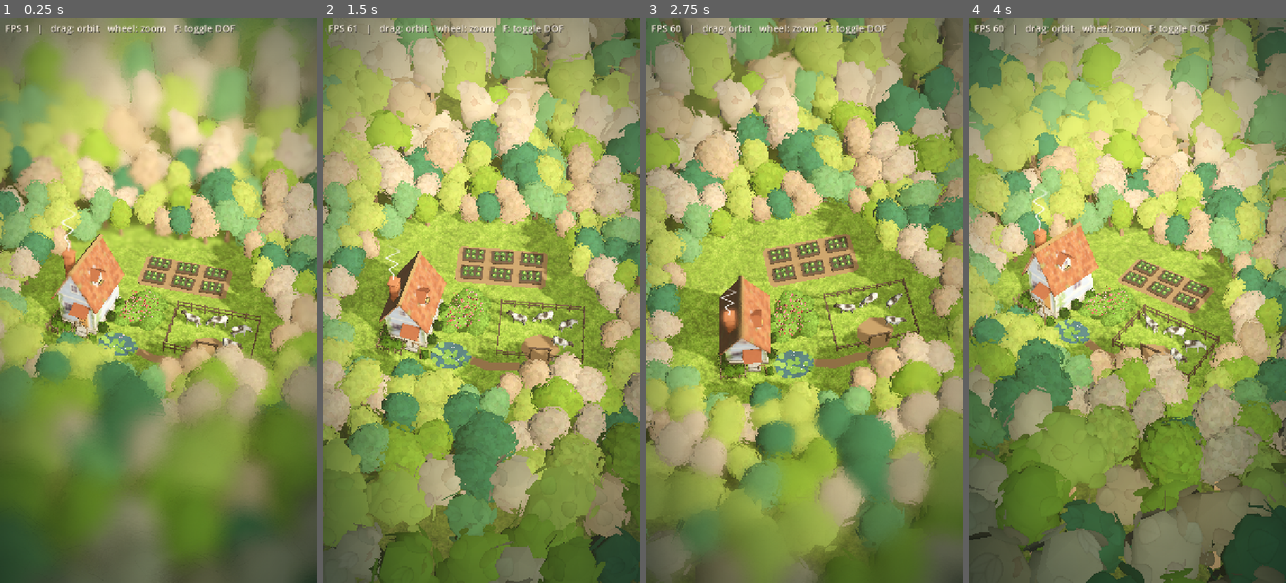
Above: before the commit, frames 1-4 (left to right).
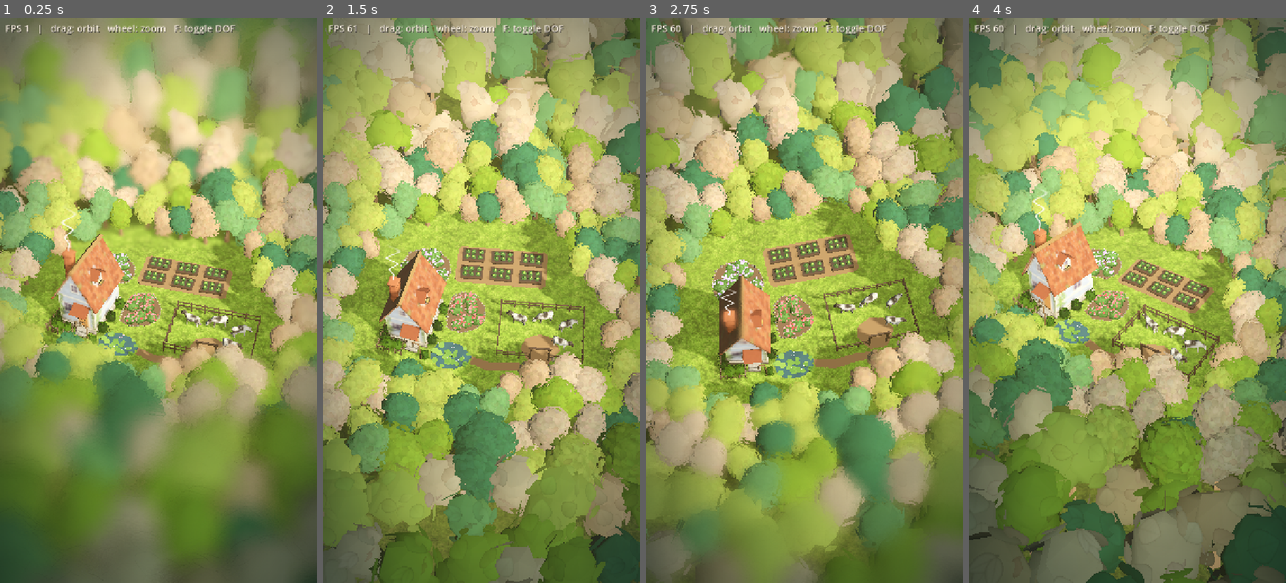
Above: after the commit, the same moments.

Repository: evaqqwww/Island
Game: Godot game, scene res://main.tscn
The game is run twice, just before and just after one commit, with the same random seed, the same clock (stepped at 60 frames per second) and the same inputs.
Inputs (mouse positions are in pixels of both pictures, inside the frame that each line leads up to):
- Up to frame 1 (0.25 s): no input
- Up to frame 2 (1.5 s): tap Enter at 0.5 s; move the mouse to (551, 272) at 0.52 s; tap F at 0.6 s; click (551, 272) at 0.67 s; drag from (418, 328) to (465, 413) at 1.27 s
- Up to frame 3 (2.75 s): move the mouse to (836, 176) at 2.02 s; tap F at 2.1 s; click (836, 176) at 2.17 s
- Up to frame 4 (4 s): drag from (1111, 413) to (1032, 215) at 2.77 s; move the mouse to (1222, 385) at 3.52 s; tap F at 3.6 s; click (1222, 385) at 3.67 s

The runs differ from the first frame. In frame 1, 0.9% of the frame differs, in the area x 35-54%, y 41-56%; in frame 2, 1.2%; in frame 3, 1.5%, in the area x 20-55%, y 42-58%; in frame 4, 1.1%.

Commit message:
花田改为整洁的花坛：泥土底面、石块包边、灌木按间距排开，花改为朝上受光的扁平花片；木屋侧面空地新增一块薰衣草花坛
Co-Authored-By: Claude Opus 5.5 <noreply@anthropic.com>

Diff:
--- a/main.tscn
+++ b/main.tscn
@@ -17,6 +17,7 @@
 [ext_resource type="PackedScene" path="res://assets/farm/farm.glb" id="20_farm"]
 [ext_resource type="Script" path="res://scripts/grass.gd" id="21_grass"]
 [ext_resource type="Shader" path="res://shaders/grass.gdshader" id="22_grass"]
+[ext_resource type="Script" path="res://scripts/flower_bed.gd" id="23_flower_bed"]
 
 [sub_resource type="ProceduralSkyMaterial" id="ProceduralSkyMaterial_sky"]
 sky_top_color = Color(0.55, 0.66, 0.78, 1)
@@ -65,15 +66,9 @@
 shader_parameter/clearing_radii = Vector2(11, 8.4)
 shader_parameter/forest_shade = 0.45
 
-[sub_resource type="ShaderMaterial" id="ShaderMaterial_bed_ground"]
-render_priority = 0
-shader = ExtResource("17_ground")
-shader_parameter/grass = ExtResource("18_grass")
-shader_parameter/tint = Color(0.32, 0.46, 0.19, 1)
-shader_parameter/tile_size = 3.0
-shader_parameter/clearing_center = Vector2(4.5, -1.7)
-shader_parameter/clearing_radii = Vector2(11, 8.4)
-shader_parameter/forest_shade = 0.68
+[sub_resource type="StandardMaterial3D" id="StandardMaterial3D_bed_soil"]
+albedo_color = Color(0.3, 0.21, 0.14, 1)
+roughness = 1.0
 
 [sub_resource type="StandardMaterial3D" id="StandardMaterial3D_path"]
 albedo_color = Color(0.45, 0.32, 0.2, 1)
@@ -93,20 +88,39 @@
 radial_segments = 8
 rings = 4
 
-[sub_resource type="SphereMesh" id="SphereMesh_bloom"]
-radius = 0.08
-height = 0.1
-radial_segments = 4
-rings = 1
+[sub_resource type="CylinderMesh" id="CylinderMesh_bloom"]
+top_radius = 0.085
+bottom_radius = 0.085
+height = 0.01
+radial_segments = 6
+rings = 0
+cap_bottom = false
 
 [sub_resource type="ShaderMaterial" id="ShaderMaterial_bloom"]
 render_priority = 0
 shader = ExtResource("5_flower")
 shader_parameter/color_a = Color(0.86, 0.2, 0.22, 1)
 shader_parameter/color_b = Color(0.98, 0.48, 0.52, 1)
-shader_parameter/base_fraction = 0.0
-shader_parameter/mesh_height = 0.1
 shader_parameter/sway = 0.01
+shader_parameter/face_up = true
+
+[sub_resource type="ShaderMaterial" id="ShaderMaterial_bloom_lavender"]
+render_priority = 0
+shader = ExtResource("5_flower")
+shader_parameter/color_a = Color(0.58, 0.44, 0.86, 1)
+shader_parameter/color_b = Color(0.84, 0.74, 0.96, 1)
+shader_parameter/sway = 0.01
+shader_parameter/face_up = true
+
+[sub_resource type="SphereMesh" id="SphereMesh_stone"]
+radius = 0.1
+height = 0.14
+radial_segments = 6
+rings = 3
+
+[sub_resource type="StandardMaterial3D" id="StandardMaterial3D_stone"]
+vertex_color_use_as_albedo = true
+roughness = 0.9
 
 [sub_resource type="CylinderMesh" id="CylinderMesh_lily_pad"]
 top_radius = 0.2
@@ -226,7 +240,14 @@
 rotation_degrees = Vector3(-90, 0, 0)
 polygon = PackedVector2Array(2.5, -0.5, 3.6, -0.8, 4.8, -0.4, 5.4, 0.4, 5.3, 1.7, 4.6, 2.7, 3.5, 3, 2.6, 2.4, 2.4, 1)
 depth = 0.08
-material = SubResource("ShaderMaterial_bed_ground")
+material = SubResource("StandardMaterial3D_bed_soil")
+
+[node name="FlowerBed2" type="CSGPolygon3D" parent="Regions"]
+position = Vector3(0, 0.02, 0)
+rotation_degrees = Vector3(-90, 0, 0)
+polygon = PackedVector2Array(-1.6, 3.6, -0.6, 3.3, 0.8, 3.4, 1.9, 3.8, 2.2, 4.8, 1.9, 5.9, 1, 6.7, -0.3, 6.9, -1.4, 6.4, -1.9, 5.3, -1.9, 4.3)
+depth = 0.08
+material = SubResource("StandardMaterial3D_bed_soil")
 
 [node name="FarmYard" type="CSGPolygon3D" parent="Regions"]
 position = Vector3(0, 0.022, 0)
@@ -268,29 +289,29 @@
 material_override = SubResource("ShaderMaterial_grass")
 script = ExtResource("21_grass")
 area = NodePath("../../Regions/Clearing")
-exclude_areas = Array[NodePath]([NodePath("../../Regions/Footprint"), NodePath("../../Regions/Pond"), NodePath("../../Regions/FlowerBed"), NodePath("../../Regions/FarmYard"), NodePath("../../Regions/PastureMud"), NodePath("../../Regions/Path")])
-
-[node name="BedShrubs" type="MultiMeshInstance3D" parent="Vegetation"]
-cast_shadow = 0
-material_override = ExtResource("13_bed")
-script = ExtResource("2_scatter")
-mesh = SubResource("SphereMesh_shrub")
-count = 18
-include_areas = Array[NodePath]([NodePath("../../Regions/FlowerBed")])
-scale_range = Vector2(0.55, 0.85)
-height_range = Vector2(0.45, 0.6)
+exclude_areas = Array[NodePath]([NodePath("../../Regions/Footprint"), NodePath("../../Regions/Pond"), NodePath("../../Regions/FlowerBed"), NodePath("../../Regions/FlowerBed2"), NodePath("../../Regions/FarmYard"), NodePath("../../Regions/PastureMud"), NodePath("../../Regions/Path")])
+
+[node name="RoseBed" type="Node3D" parent="Vegetation"]
+script = ExtResource("23_flower_bed")
+areas = Array[NodePath]([NodePath("../../Regions/FlowerBed")])
 random_seed = 4
-
-[node name="BedBlooms" type="MultiMeshInstance3D" parent="Vegetation"]
-cast_shadow = 0
-material_override = SubResource("ShaderMaterial_bloom")
-script = ExtResource("2_scatter")
-mesh = SubResource("SphereMesh_bloom")
-count = 150
-include_areas = Array[NodePath]([NodePath("../../Regions/FlowerBed")])
-scale_range = Vector2(0.8, 1.3)
-y_offset_range = Vector2(0.3, 0.48)
-random_seed = 6
+shrub_mesh = SubResource("SphereMesh_shrub")
+shrub_material = ExtResource("13_bed")
+bloom_mesh = SubResource("CylinderMesh_bloom")
+bloom_material = SubResource("ShaderMaterial_bloom")
+stone_mesh = SubResource("SphereMesh_stone")
+stone_material = SubResource("StandardMaterial3D_stone")
+
+[node name="LavenderBed" type="Node3D" parent="Vegetation"]
+script = ExtResource("23_flower_bed")
+areas = Array[NodePath]([NodePath("../../Regions/FlowerBed2")])
+random_seed = 9
+shrub_mesh = SubResource("SphereMesh_shrub")
+shrub_material = ExtResource("13_bed")
+bloom_mesh = SubResource("CylinderMesh_bloom")
+bloom_material = SubResource("ShaderMaterial_bloom_lavender")
+stone_mesh = SubResource("SphereMesh_stone")
+stone_material = SubResource("StandardMaterial3D_stone")
 
 [node name="LilyPads" type="MultiMeshInstance3D" parent="Vegetation"]
 cast_shadow = 0
--- a/materials/foliage_bed.tres
+++ b/materials/foliage_bed.tres
@@ -5,8 +5,8 @@
 [resource]
 render_priority = 0
 shader = ExtResource("1_shader")
-shader_parameter/color_top = Color(0.4, 0.62, 0.22, 1)
-shader_parameter/color_bottom = Color(0.2, 0.36, 0.12, 1)
+shader_parameter/color_top = Color(0.32, 0.54, 0.26, 1)
+shader_parameter/color_bottom = Color(0.14, 0.29, 0.13, 1)
 shader_parameter/noise_amount = 0.18
 shader_parameter/noise_scale = 3.5
 shader_parameter/leaf_scale = 9.0
--- /dev/null
+++ b/scripts/flower_bed.gd
@@ -0,0 +1,143 @@
+@tool
+extends Node3D
+
+## 花坛：在 areas 多边形（平铺在地面上的 CSGPolygon3D，它的材质就是花坛的泥土底面）里
+## 均匀种一丛丛圆顶灌木，花开在每丛灌木朝上的那部分球面上；沿多边形边缘摆一圈小石块包边。
+## 花是扁平的花片（网格局部 Y 轴为花片朝向），贴着灌木表面摆放，略微偏向朝上。
+## 灌木之间按间距排开、互相略微交叠，不挤成一团；花只在灌木顶上，不散落在地面，花坛整齐、和草坪分得清。
+## 灌木、花、石块各是一个 MultiMesh。实例在运行时生成，不写进场景文件。改了参数后点「重新生成」。
+
+@export var areas: Array[NodePath] = []
+@export var random_seed := 1
+
+@export_group("灌木")
+@export var shrub_mesh: Mesh
+@export var shrub_material: Material
+## 灌木半径范围（米），网格按半径 1 的球体缩放。
+@export var shrub_radius := Vector2(0.45, 0.65)
+## 竖向压扁比例。
+@export var shrub_flatten := 0.75
+## 相邻灌木的最小中心距 = (r1 + r2) * shrub_spacing。
+@export var shrub_spacing := 0.72
+## 灌木中心离花坛边缘至少 edge_inset + 半径 × 0.5 米，给包边石块留出位置。
+@export var edge_inset := 0.1
+
+@export_group("花")
+@export var bloom_mesh: Mesh
+@export var bloom_material: Material
+@export var blooms_per_shrub := Vector2i(12, 20)
+## 花分布在灌木顶部多大的角度以内（度）。
+@export var bloom_cap := 65.0
+@export var bloom_scale := Vector2(0.8, 1.3)
+## 花片朝向在灌木表面法线和正上方之间的偏向，0 贴合表面，1 全部朝上。
+@export var bloom_face_up := 0.35
+
+@export_group("包边")
+@export var stone_mesh: Mesh
+@export var stone_material: Material
+@export var stone_spacing := 0.28
+@export var stone_scale := Vector2(0.8, 1.25)
+## 石块颜色（sRGB），每块随机取一个。
+@export var stone_colors := PackedColorArray([Color(0.72, 0.7, 0.66), Color(0.64, 0.62, 0.58), Color(0.78, 0.74, 0.66)])
+
+@export_group("")
+@export_tool_button("重新生成") var rebuild_action := _rebuild
+
+
+func _ready() -> void:
+	_rebuild()
+
+
+func _rebuild() -> void:
+	for child in get_children():
+		if child.has_meta("generated"):
+			remove_child(child)
+			child.queue_free()
+	if not is_inside_tree():
+		return
+	var rng := RandomNumberGenerator.new()
+	rng.seed = random_seed
+	var inv := global_transform.affine_inverse()
+	var shrubs: Array[Transform3D] = []
+	var shrub_custom := PackedColorArray()
+	var blooms: Array[Transform3D] = []
+	var bloom_custom := PackedColorArray()
+	var stones: Array[Transform3D] = []
+	var stone_tints := PackedColorArray()
+
+	for region in Regions.collect(self, areas):
+		var bounds: Rect2 = region.bounds
+		var placed := []
+		var attempts := int(bounds.get_area() * 40.0)
+		for i in attempts:
+			var p := Vector2(rng.randf_range(bounds.position.x, bounds.end.x), rng.randf_range(bounds.position.y, bounds.end.y))
+			var r := rng.randf_range(shrub_radius.x, shrub_radius.y)
+			if not Regions.inside_any(p, [region]) or Regions.distance_to_edge(p, region) < edge_inset + r * 0.5:
+				continue
+			var ok := true
+			for other in placed:
+				if p.distance_to(other[0]) < (r + other[1]) * shrub_spacing:
+					ok = false
+					break
+			if not ok:
+				continue
+			placed.append([p, r])
+			var h := r * shrub_flatten
+			var center := Vector3(p.x, global_position.y + h * 0.35, p.y)
+			var b := Basis(Vector3.UP, rng.randf() * TAU).scaled(Vector3(r, h, r))
+			shrubs.append(Transform3D(b, inv * center))
+			shrub_custom.append(Color(rng.randf(), rng.randf(), rng.randf(), rng.randf()))
+			var cos_cap := cos(deg_to_rad(bloom_cap))
+			for k in rng.randi_range(blooms_per_shrub.x, blooms_per_shrub.y):
+				var ct := lerpf(1.0, cos_cap, rng.randf())
+				var st := sqrt(1.0 - ct * ct)
+				var phi := rng.randf() * TAU
+				var dir := Vector3(st * cos(phi), ct, st * sin(phi))
+				var pos := center + Vector3(dir.x * (r + 0.03), dir.y * (h + 0.03), dir.z * (r + 0.03))
+				var up := Vector3(dir.x / r, dir.y / h, dir.z / r).normalized().lerp(Vector3.UP, bloom_face_up).normalized()
+				var side := up.cross(Vector3.FORWARD if absf(up.z) < 0.9 else Vector3.RIGHT).normalized()
+				var bb := Basis(side, up, side.cross(up))
+				var s := rng.randf_range(bloom_scale.x, bloom_scale.y)
+				bb = Basis(up, rng.randf() * TAU) * bb
+				blooms.append(Transform3D(bb.scaled(Vector3.ONE * s), inv * pos))
+				bloom_custom.append(Color(rng.randf(), rng.randf(), rng.randf(), rng.randf()))
+
+		var poly: PackedVector2Array = region.polygon
+		for i in poly.size():
+			var a := poly[i]
+			var b := poly[(i + 1) % poly.size()]
+			var n := maxi(1, roundi(a.distance_to(b) / stone_spacing))
+			for k in n:
+				var p := a.lerp(b, (k + rng.randf_range(0.3, 0.7)) / n)
+				var s := rng.randf_range(stone_scale.x, stone_scale.y)
+				var sb := Basis(Vector3.UP, rng.randf() * TAU).scaled(Vector3(s, s * rng.randf_range(0.8, 1.1), s * rng.randf_range(0.8, 1.0)))
+				stones.append(Transform3D(sb, inv * Vector3(p.x, global_position.y, p.y)))
+				stone_tints.append(stone_colors[rng.randi() % stone_colors.size()].srgb_to_linear())
+
+	_add("Shrubs", shrub_mesh, shrub_material, shrubs, shrub_custom, PackedColorArray())
+	_add("Blooms", bloom_mesh, bloom_material, blooms, bloom_custom, PackedColorArray())
+	_add("Edging", stone_mesh, stone_material, stones, PackedColorArray(), stone_tints)
+
+
+func _add(node_name: String, mesh: Mesh, material: Material, xforms: Array[Transform3D], custom: PackedColorArray, colors: PackedColorArray) -> void:
+	if mesh == null or xforms.is_empty():
+		return
+	var mm := MultiMesh.new()
+	mm.transform_format = MultiMesh.TRANSFORM_3D
+	mm.use_custom_data = not custom.is_empty()
+	mm.use_colors = not colors.is_empty()
+	mm.mesh = mesh
+	mm.instance_count = xforms.size()
+	for i in xforms.size():
+		mm.set_instance_transform(i, xforms[i])
+		if mm.use_custom_data:
+			mm.set_instance_custom_data(i, custom[i])
+		if mm.use_colors:
+			mm.set_instance_color(i, colors[i])
+	var mmi := MultiMeshInstance3D.new()
+	mmi.name = node_name
+	mmi.multimesh = mm
+	mmi.material_override = material
+	mmi.cast_shadow = GeometryInstance3D.SHADOW_CASTING_SETTING_OFF
+	mmi.set_meta("generated", true)
+	add_child(mmi)
--- a/shaders/flower.gdshader
+++ b/shaders/flower.gdshader
@@ -1,6 +1,7 @@
 // 占位花卉（花穗、小花、花瓣、睡莲叶）：配合 scatter.gd 使用。
 // 每个实例在 color_a 和 color_b 之间随机取色（INSTANCE_CUSTOM.r）；
 // mesh_height 是 mesh 的局部高度（原点在中心），用来算从底部到顶部的渐变，底部 base_fraction 显示为茎叶色。
+// face_up 时（花坛灌木上的扁平花片）法线一律朝上、不做上下渐变：花片无论怎么倾斜都按同样的朝向受光，没有暗面。
 shader_type spatial;
 render_mode cull_disabled;
 
@@ -11,6 +12,7 @@
 uniform float mesh_height = 1.0;
 uniform float floret_bumps = 0.0;   // 花穗表面的颗粒起伏
 uniform float sway = 0.03;
+uniform bool face_up = false;
 
 varying float v_t;
 varying float v_var;
@@ -25,8 +27,13 @@
 
 void fragment() {
 	vec3 flower = mix(color_a, color_b, v_var);
-	float stem = smoothstep(base_fraction, base_fraction + 0.08, v_t);
-	ALBEDO = mix(base_color, flower, stem) * mix(0.75, 1.0, v_t);
+	if (face_up) {
+		NORMAL = normalize((VIEW_MATRIX * vec4(0.0, 1.0, 0.0, 0.0)).xyz);
+		ALBEDO = flower;
+	} else {
+		float stem = smoothstep(base_fraction, base_fraction + 0.08, v_t);
+		ALBEDO = mix(base_color, flower, stem) * mix(0.75, 1.0, v_t);
+	}
 	ROUGHNESS = 0.8;
 	SPECULAR = 0.2;
 }
Not shown, added: scripts/flower_bed.gd.uid
Not shown, changed: docs/index.html
Not shown, changed: docs/index.pck
